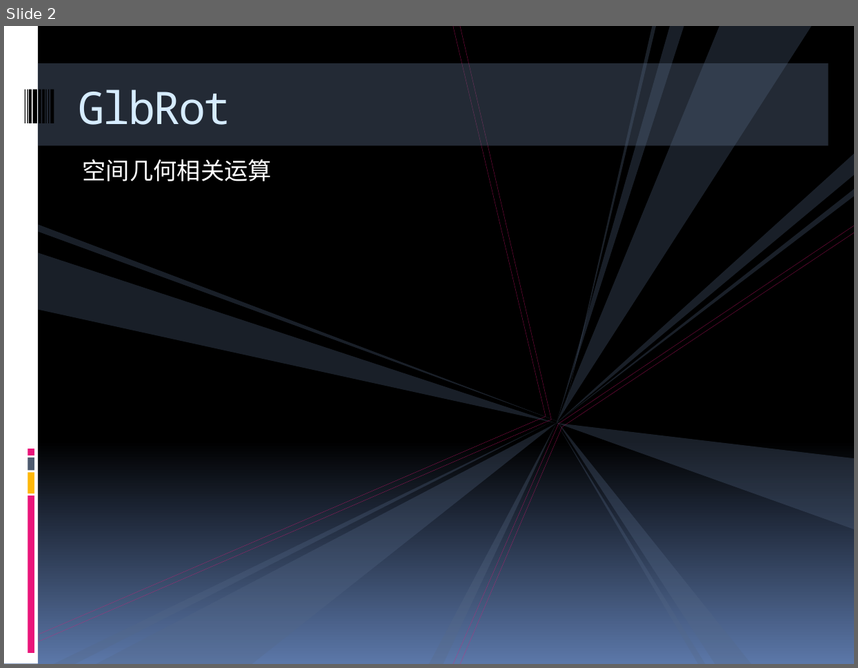
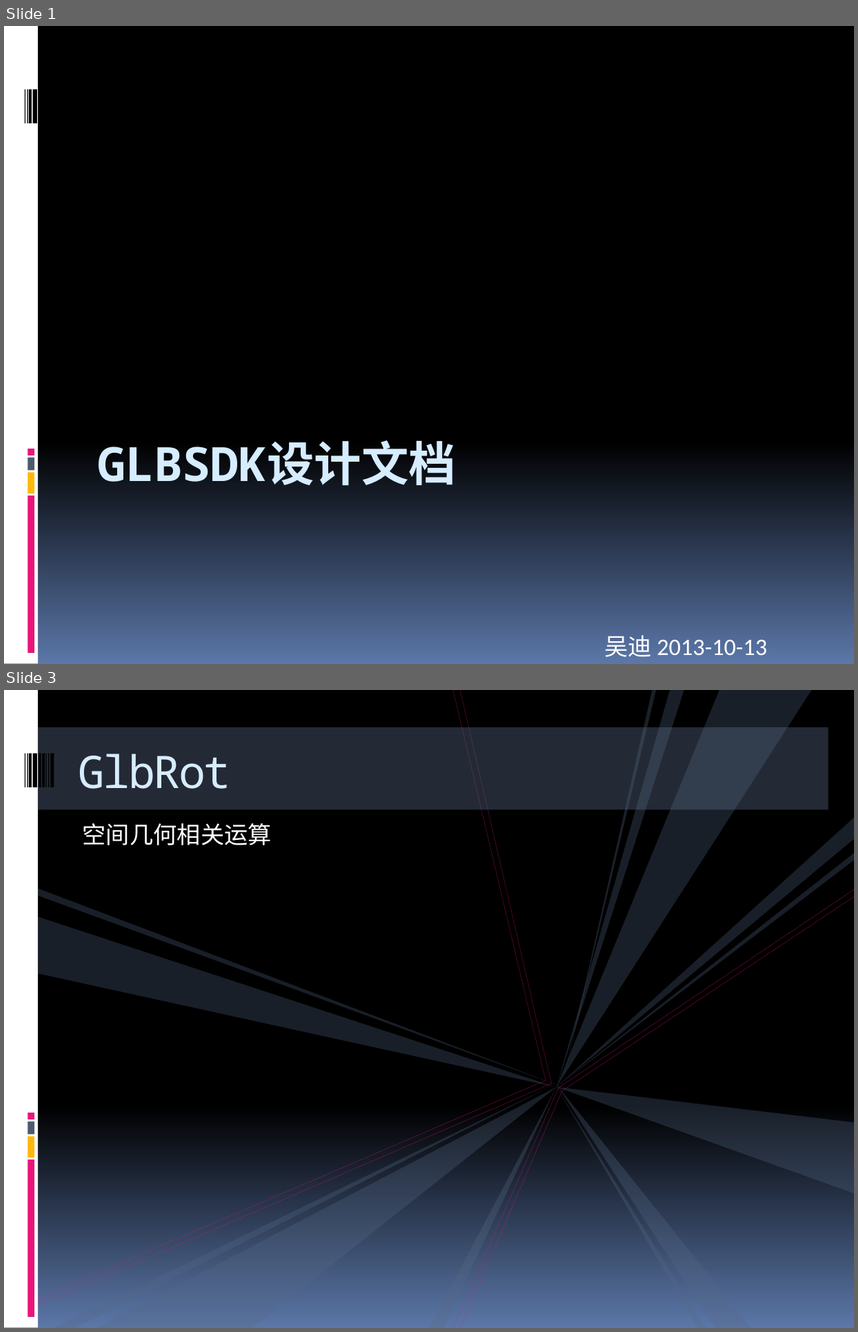
Before and after one commit to vic-w/MyUniverse, a slide deck: Doc/GLBSDK设计文档.pptx. Shown one above the other, each under a label of ours: slide 2 before the commit, slides 1 and 3 after it; the slides between them are not shown. The pictures are 858x668 and 858x1332 pixels, drawn with LibreOffice and Linux fonts; fonts in the diff are those of the drawing. Boxes give left, top, right and bottom in pixels: in the first picture for what was removed or moved away, otherwise in the second. Text is boxed around its words. In the diff, an @@ line names an element or a change of style, - is before the commit and + after.

Commit message:
更新了SDK设计文档

```diff
--- a/Doc/GLBSDK设计文档.pptx
+++ b/Doc/GLBSDK设计文档.pptx
@@ slide 1 added at (x1=4, y1=26, x2=854, y2=664), background gradient #000000 to #5B77A8; not listed: 9 template elements that a slide beside it also shows @@
@@ title added at (x1=97, y1=440, x2=456, y2=485), 40 pt, text #D6ECFF, bold @@
+GLBSDK设计文档
@@ subtitle added at (x1=604, y1=635, x2=767, y2=657), 20 pt, text #FFFFFF @@
+吴迪 2013-10-13
@@ what was slide 2 is now slide 3 @@
```
Also in this commit, not shown: 6 other slides added, 1 slide removed.
